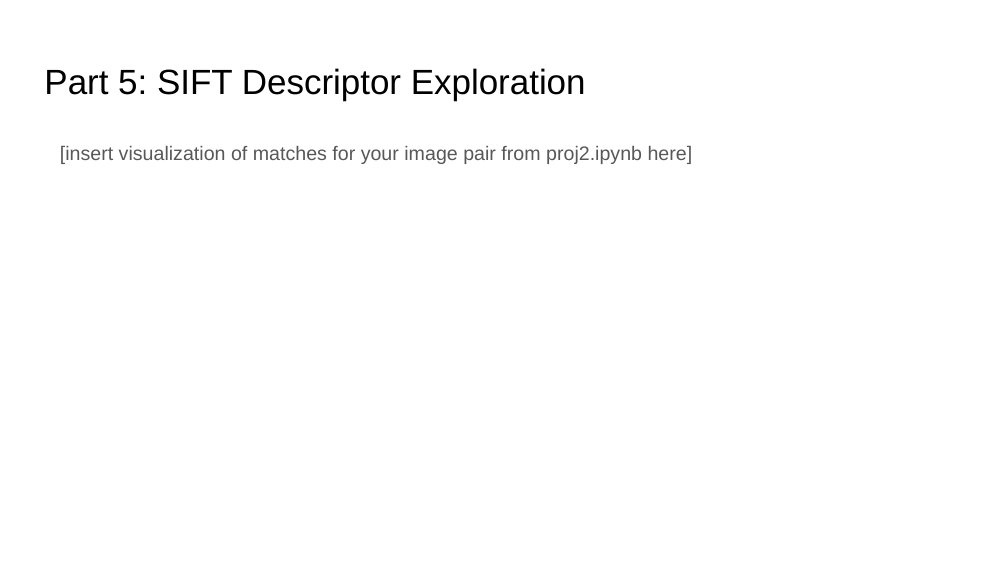
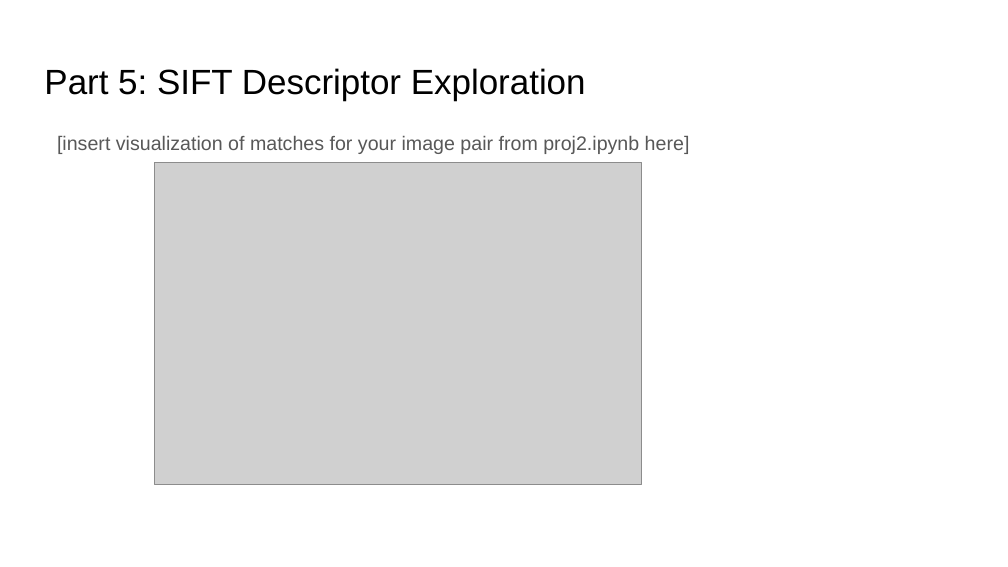
Before and after one commit to m-a-c-e/Computer-Vision, a slide deck: slide 18 of project-2/docs/proj2_report.pptx. Drawn at 1008x567 pixels with LibreOffice and Linux fonts; fonts in the diff are those of the drawing; grey boxes stand for pictures. Boxes give left, top, right and bottom in pixels: in the first picture for what was removed or moved away, otherwise in the second. Text is boxed around its words. In the diff, an @@ line names an element or a change of style, - is before the commit and + after.

Commit message:
finished SIFT descriptor

```diff
--- a/project-2/docs/proj2_report.pptx
+++ b/project-2/docs/proj2_report.pptx
@@ text "[insert visualization of matches for ...": place and size @@
-text "[insert visualization of matches for ..." at [60,146,693,164]
+text "[insert visualization of matches for ..." at [57,136,690,154]
@@ picture added at [154,162,641,485] @@
```
Also in this commit, not shown: 18 other slides changed, 32 other files.
